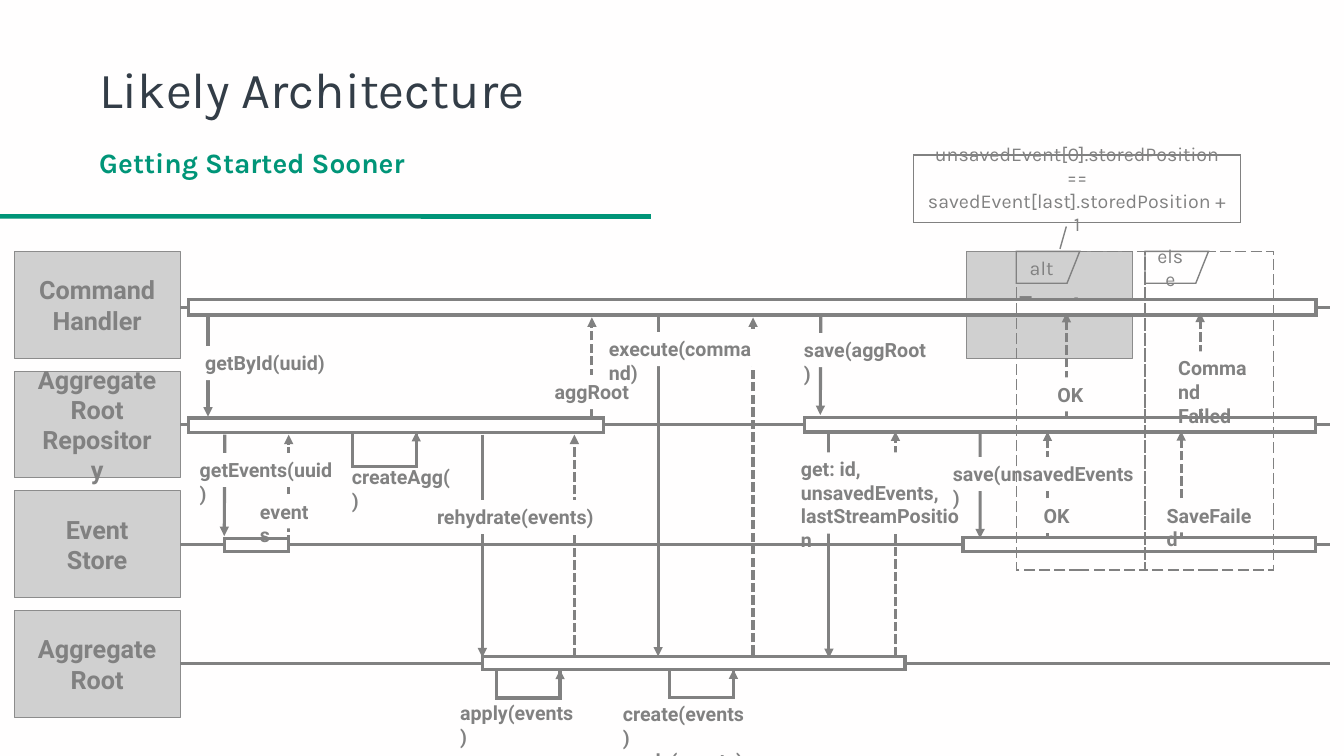
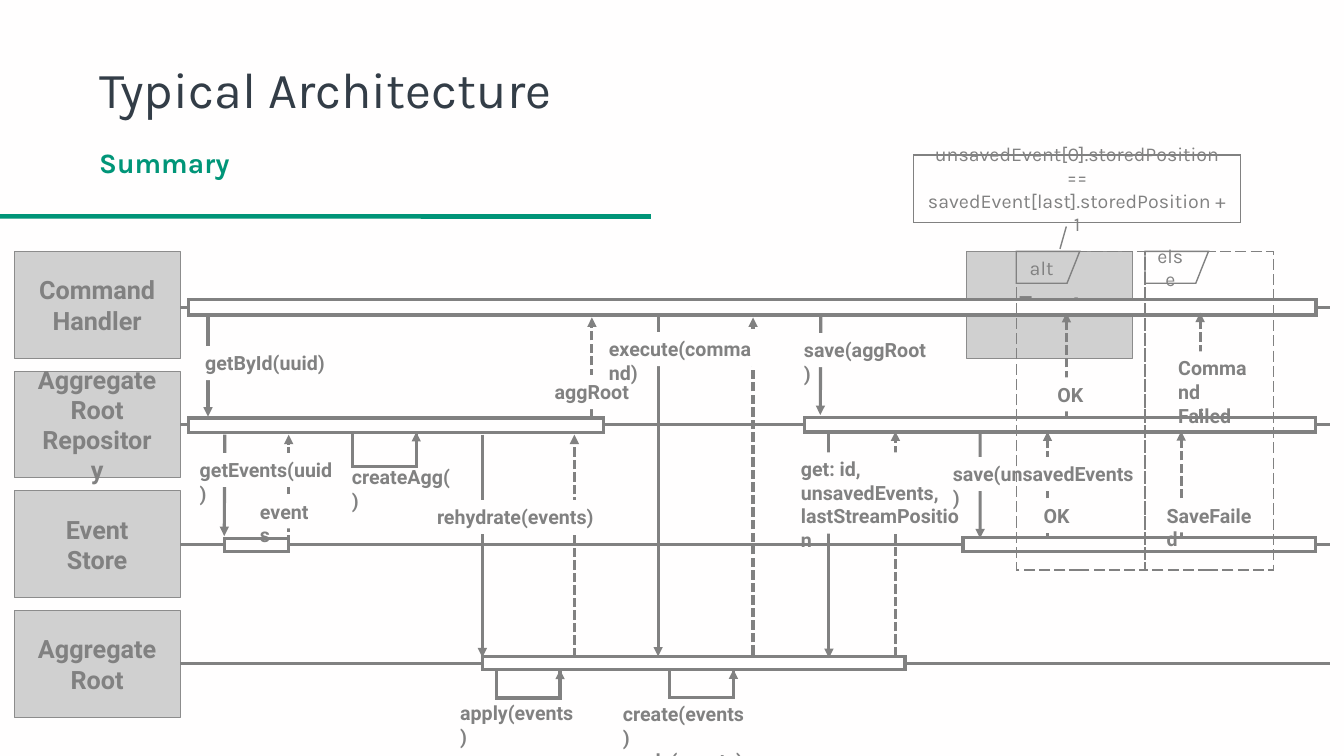
Before and after one commit to danielwagstaff/training, a slide deck: slide 36 of event-sourcing/Event Sourcing in a Microservices Environment.pptx (slide 26 before the commit). Drawn at 1344x756 pixels with LibreOffice and Linux fonts; fonts in the diff are those of the drawing; grey boxes stand for pictures; background and template pictures are left out. Boxes give left, top, right and bottom in pixels: in the first picture for what was removed or moved away, otherwise in the second. Text is boxed around its words. In the diff, an @@ line names an element or a change of style, - is before the commit and + after.

```diff
--- a/event-sourcing/Event Sourcing in a Microservices Environment.pptx
+++ b/event-sourcing/Event Sourcing in a Microservices Environment.pptx
@@ title at <box>99,73,551,121</box>: text changed @@
-Likely Architecture
+Typical Architecture
@@ text at <box>99,154,229,180</box>: text changed @@
-Getting Started Sooner
+Summary
```
Also in this commit, not shown: 35 other slides changed, 13 slides added, 2 slides removed.
